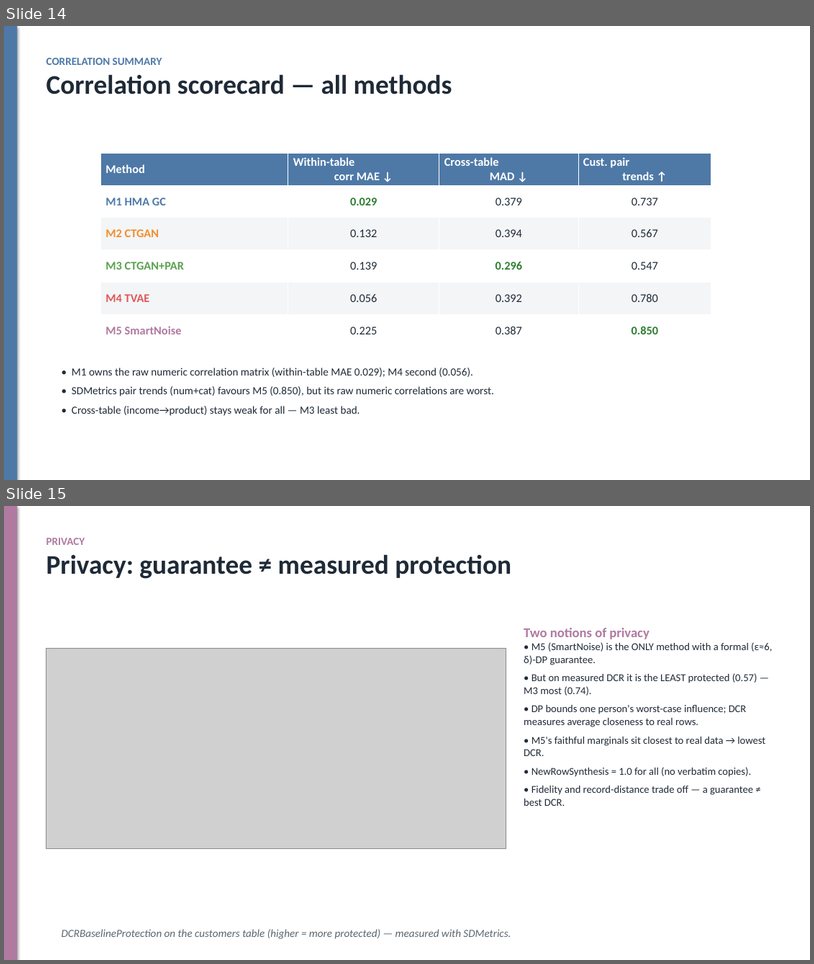
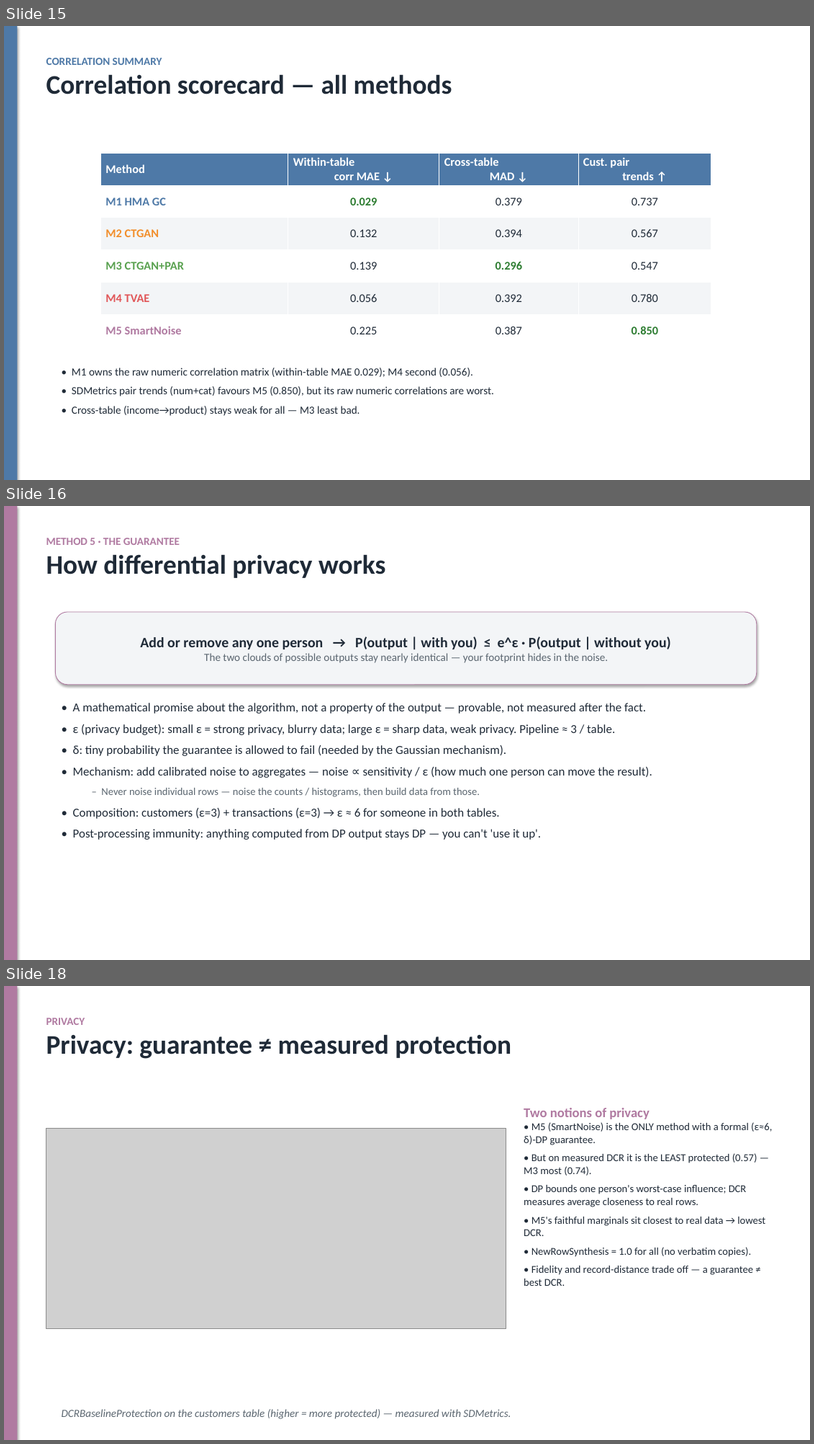
Before and after one commit to dylanwang2111/synthetic_data_gen, a slide deck: slides.pptx. Shown one above the other, each under a label of ours: slides 14 and 15 before the commit, slides 15, 16 and 18 after it; the slides between them are not shown. The pictures are 814x964 and 814x1444 pixels, drawn with LibreOffice and Linux fonts; fonts in the diff are those of the drawing; grey boxes stand for pictures. Boxes give left, top, right and bottom in pixels: in the first picture for what was removed or moved away, otherwise in the second. Text is boxed around its words. In the diff, an @@ line names an element or a change of style, - is before the commit and + after.

Commit message:
Add bootstrap CI metrics, DP/MST explainer slides, and quality-report slide
- metrics_extended.py: customer-level bootstrap (resample + relabel keys),
  bootstrap_compare_methods with shared real draws (common random numbers),
  median + 95% percentile CIs, format_ci_table helper
- run_bootstrap.py: full 5-method bootstrap runner -> reports/ + forest plot
- quality_report_fig.py: SDMetrics QualityReport breakdown grouped-bar figure
- slides: 'How differential privacy works', 'How SmartNoise/MST builds M5',
  and 'SDMetrics Quality Report' showcase (22 slides total)
- gitignore Office lock files and run logs

```diff
--- a/slides.pptx
+++ b/slides.pptx
@@ slide 16 added at [4,506,810,960], background #FFFFFF @@
@@ rectangle added at [4,506,17,960], fill #B07AA1 @@
@@ text added at [46,538,386,578], 32 pt, text #1F2A37, bold @@
+METHOD 5 · THE GUARANTEE
+How differential privacy works
@@ rounded rectangle added at [55,612,757,685], fill #F3F5F7, outline #B07AA1 0.75 pt, 13 pt, text #5B6670 @@
+Add or remove any one person → P(output | with you) ≤ e^ε · P(output | without you)
+The two clouds of possible outputs stay nearly identical — your footprint hides in the noise.
@@ text added at [73,703,653,839], 14.5 pt, text #1F2A37 @@
+• A mathematical promise about the algorithm, not a property of the output — provable, not measured after the fact.
+• ε (privacy budget): small ε = strong privacy, blurry data; large ε = sharp data, weak privacy. Pipeline ≈ 3 / table.
+• δ: tiny probability the guarantee is allowed to fail (needed by the Gaussian mechanism).
+• Mechanism: add calibrated noise to aggregates — noise ∝ sensitivity / ε (how much one person can move the result).
+  – Never noise individual rows — noise the counts / histograms, then build data from those.
+• Composition: customers (ε=3) + transactions (ε=3) → ε ≈ 6 for someone in both tables.
+• Post-processing immunity: anything computed from DP output stays DP — you can't 'use it up'.
@@ what was slide 14 is now slide 15 @@
@@ what was slide 15 is now slide 18 @@
```
Also in this commit, not shown: 2 other slides added, 8 other files.
